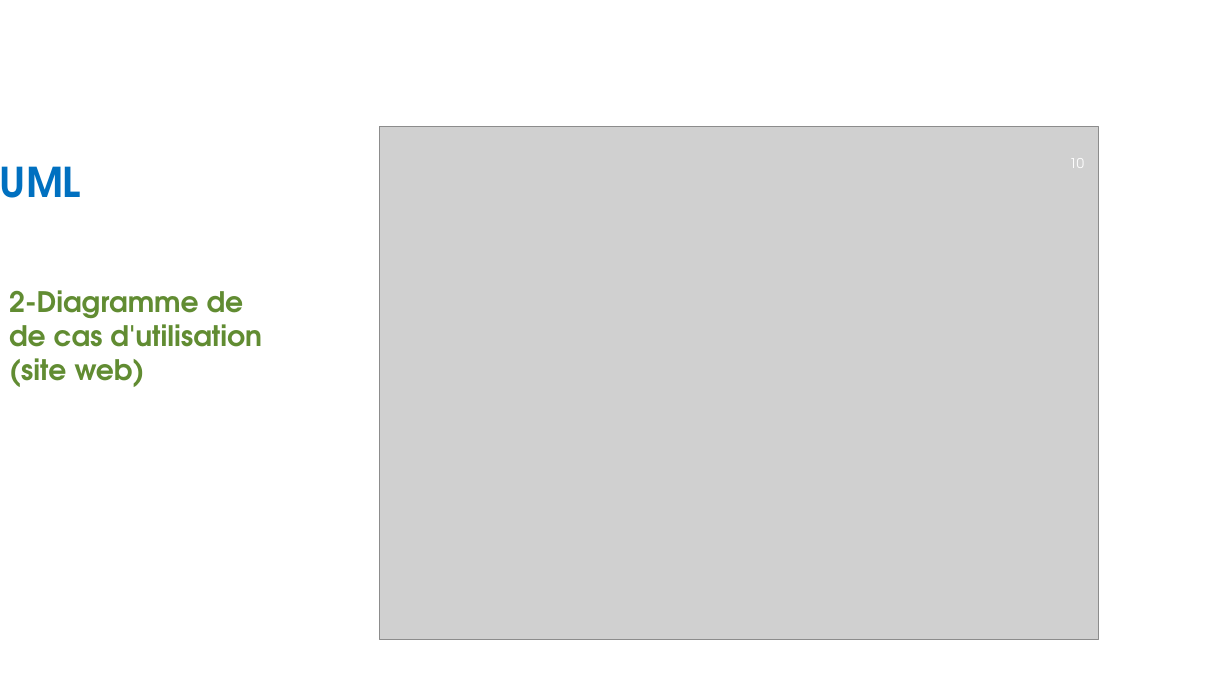
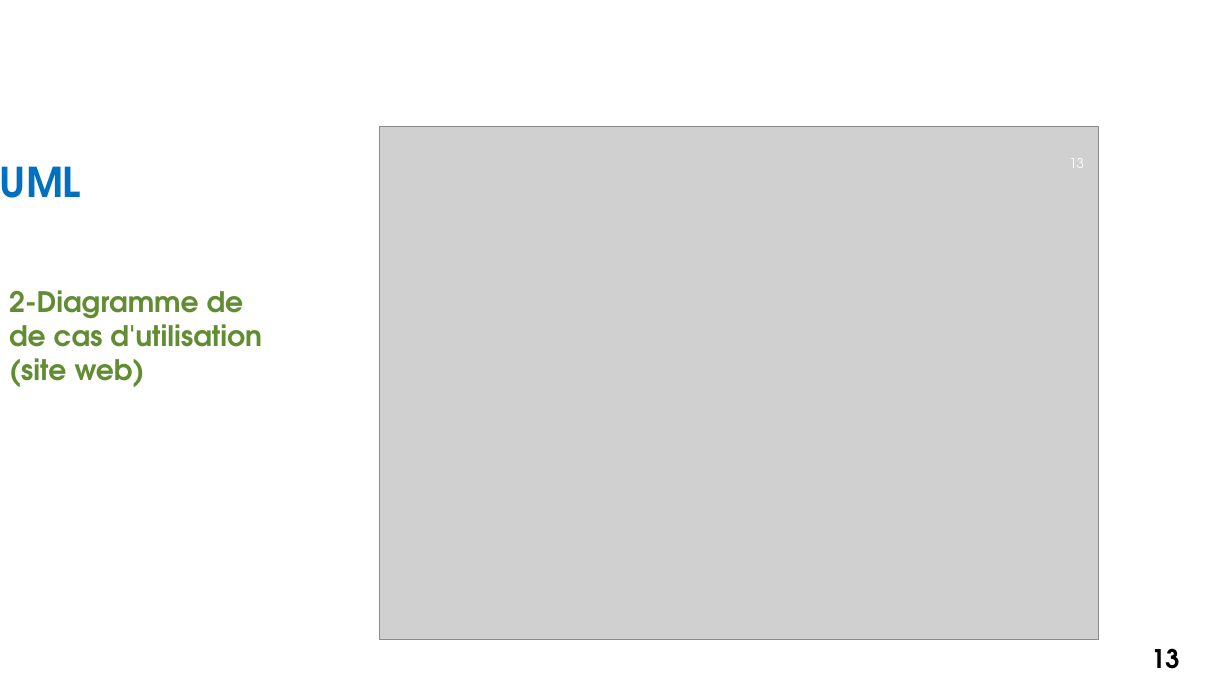
Before and after one commit to Bloc4CESI/Negosud, a slide deck: slide 13 of annexes/PrésentationNegosud.pptm (slide 10 before the commit). Drawn at 1232x693 pixels with LibreOffice and Linux fonts; fonts in the diff are those of the drawing; grey boxes stand for pictures; background and template pictures are left out. Boxes give left, top, right and bottom in pixels: in the first picture for what was removed or moved away, otherwise in the second. Text is boxed around its words. In the diff, an @@ line names an element or a change of style, - is before the commit and + after.

```diff
--- a/annexes/PrésentationNegosud.pptm
+++ b/annexes/PrésentationNegosud.pptm
@@ page number at (1069, 158, 1084, 168): text changed @@
-10
+13
@@ page number added at (1151, 648, 1180, 669), 20 pt, text #000000, bold @@
+13
```
Also in this commit, not shown: 13 other slides changed, 1 slide added, 7 other files.
